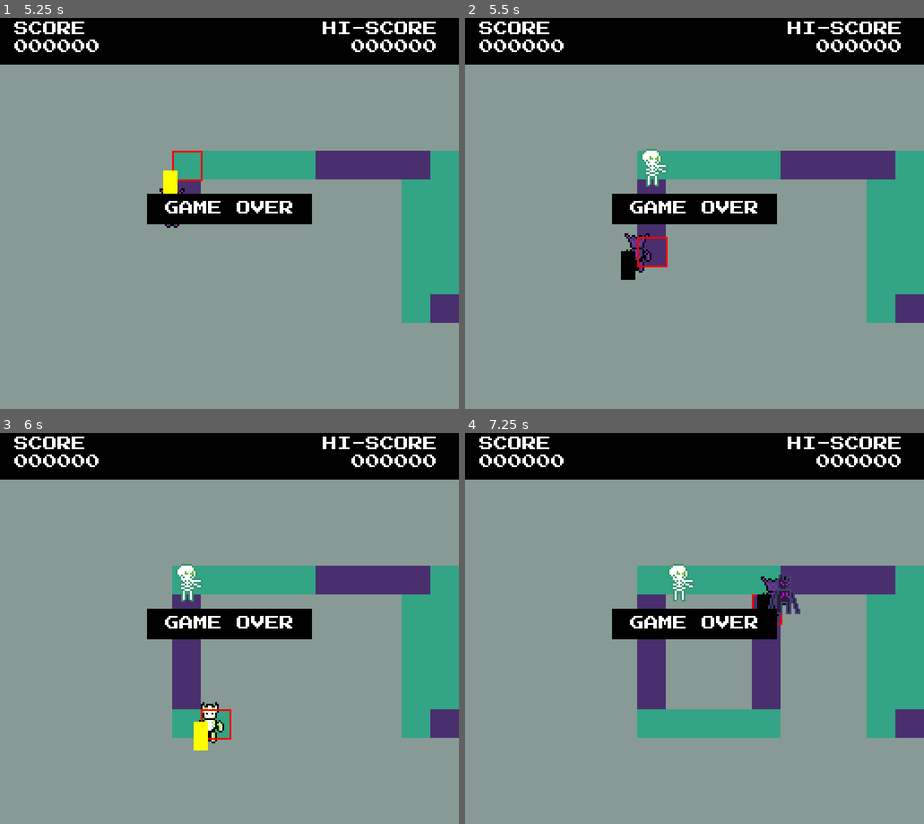
Above: before the commit, frames 1-4 (two rows, left to right).
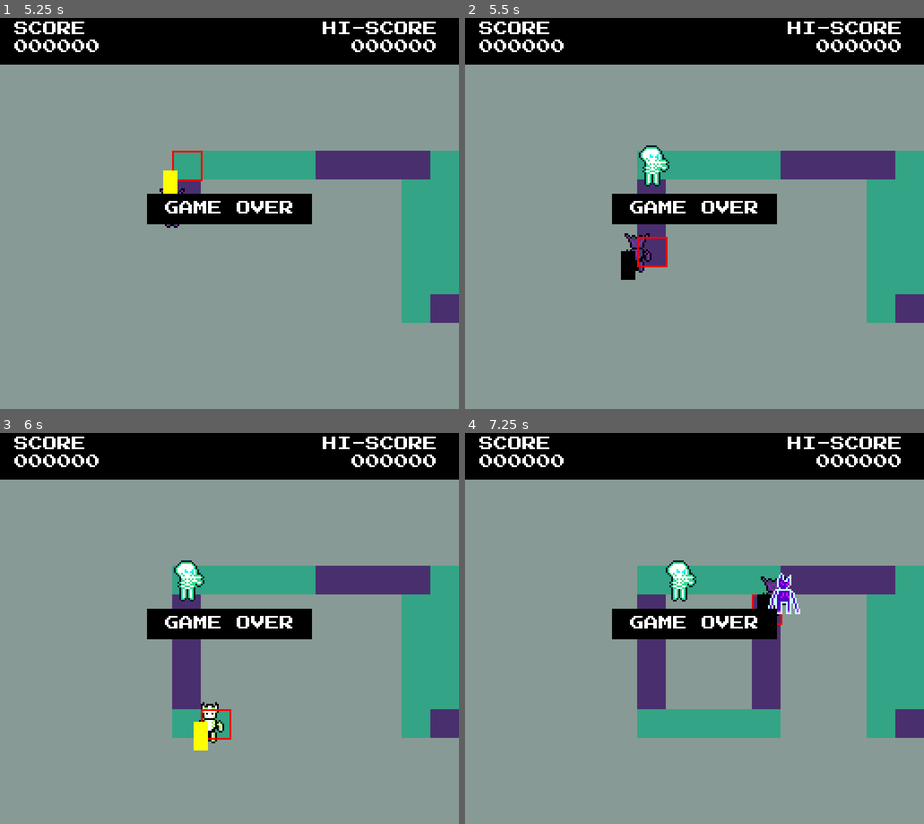
Above: after the commit, the same moments.

Repository: jduhking/replacer
Game: Godot game, scene res://game.tscn
The game is run twice, just before and just after one commit, with the same random seed, the same clock (stepped at 60 frames per second) and the same inputs.
Inputs:
- Up to frame 1 (5.25 s): tap Enter at 0.5 s; hold Right (ui_right) 0.53-1.28 s; tap X (toggle) every 0.75 s from 0.6 to 5.1 s; hold Down (ui_down) 1.28-2.03 s; hold Right (ui_right) 2.03-2.78 s; tap Space at 2.75 s; hold Up (ui_up) 2.78-3.53 s; hold Left (ui_left) 3.53-5.03 s; hold Down (ui_down) from 5.03 s (still down)
- Up to frame 2 (5.5 s): keep holding Down (ui_down)
- Up to frame 3 (6 s): release Down (ui_down) at 5.78 s; hold Right (ui_right) from 5.78 s (still down); tap X (toggle) at 5.85 s
- Up to frame 4 (7.25 s): release Right (ui_right) at 6.53 s; hold Up (ui_up) from 6.53 s (still down); tap X (toggle) at 6.6 s

Frame 1 is identical in both runs. In frame 2, 0.4% of the frame differs, in the area x 37-45%, y 32-44%; in frame 3, 0.4%; in frame 4, 0.7%, in the area x 43-74%, y 32-47%.

Commit message:
added ranged enemies

Diff:
--- /dev/null
+++ b/Enemies/fireball.gd
@@ -0,0 +1,19 @@
+class_name Fireball
+extends Node2D
+
+@export var dir : Vector2
+@export var shoot_speed : float = 100
+
+func _ready() -> void:
+	$VisibleOnScreenNotifier2D.screen_exited.connect(queue_free)
+
+func init(direction : Vector2, speed : float):
+	dir = direction
+	shoot_speed = speed
+
+func _physics_process(delta: float) -> void:
+	global_position += shoot_speed * delta * dir
+	var tilemap : TileMapLayer = GameManager.tiles
+	var current_tile = tilemap.local_to_map(position)
+	if current_tile == tilemap.local_to_map(GameManager.player.position):
+		GameManager.change_state(GameManager.GAMESTATE.GAMEOVER)
--- /dev/null
+++ b/Enemies/fireball.tscn
@@ -0,0 +1,13 @@
+[gd_scene load_steps=2 format=3 uid="uid://wc5m8iaavkqi"]
+
+[ext_resource type="Script" uid="uid://dni6raril1cxa" path="res://Enemies/fireball.gd" id="1_sl0pu"]
+
+[node name="Fireball" type="Node2D"]
+script = ExtResource("1_sl0pu")
+
+[node name="ColorRect" type="ColorRect" parent="."]
+offset_right = 12.0
+offset_bottom = 12.0
+color = Color(1, 0.03769995, 0.32305616, 1)
+
+[node name="VisibleOnScreenNotifier2D" type="VisibleOnScreenNotifier2D" parent="."]
--- a/Enemies/normal-enemy.tscn
+++ b/Enemies/normal-enemy.tscn
@@ -34,7 +34,7 @@
 "times": PackedFloat32Array(0),
 "transitions": PackedFloat32Array(1),
 "update": 1,
-"values": [2]
+"values": [17]
 }
 
 [sub_resource type="Animation" id="Animation_bsf0o"]
@@ -52,11 +52,49 @@
 "values": [0]
 }
 
+[sub_resource type="Animation" id="Animation_5smbq"]
+resource_name = "walk-yellow"
+length = 0.4
+loop_mode = 1
+step = 0.1
+tracks/0/type = "value"
+tracks/0/imported = false
+tracks/0/enabled = true
+tracks/0/path = NodePath("Sprite2D:frame")
+tracks/0/interp = 1
+tracks/0/loop_wrap = true
+tracks/0/keys = {
+"times": PackedFloat32Array(0, 0.1, 0.2, 0.3),
+"transitions": PackedFloat32Array(1, 1, 1, 1),
+"update": 1,
+"values": [1, 0, 3, 0]
+}
+
+[sub_resource type="Animation" id="Animation_50g0o"]
+resource_name = "walk-black"
+length = 0.4
+loop_mode = 1
+step = 0.1
+tracks/0/type = "value"
+tracks/0/imported = false
+tracks/0/enabled = true
+tracks/0/path = NodePath("Sprite2D:frame")
+tracks/0/interp = 1
+tracks/0/loop_wrap = true
+tracks/0/keys = {
+"times": PackedFloat32Array(0, 0.1, 0.2, 0.3),
+"transitions": PackedFloat32Array(1, 1, 1, 1),
+"update": 1,
+"values": [18, 17, 20, 17]
+}
+
 [sub_resource type="AnimationLibrary" id="AnimationLibrary_ihf13"]
 _data = {
 &"RESET": SubResource("Animation_ihf13"),
 &"idle-black": SubResource("Animation_qxn3o"),
-&"idle-yellow": SubResource("Animation_bsf0o")
+&"idle-yellow": SubResource("Animation_bsf0o"),
+&"walk-black": SubResource("Animation_50g0o"),
+&"walk-yellow": SubResource("Animation_5smbq")
 }
 
 [node name="NormalEnemy" type="CharacterBody2D"]
@@ -68,7 +106,7 @@
 
 [node name="Sprite2D" type="Sprite2D" parent="."]
 texture = ExtResource("1_o3jhw")
-hframes = 4
+hframes = 36
 frame = 2
 
 [node name="AnimationPlayer" type="AnimationPlayer" parent="."]
--- /dev/null
+++ b/Enemies/ranged-enemy.tscn
@@ -0,0 +1,114 @@
+[gd_scene load_steps=10 format=3 uid="uid://dsdi8iflpa6b"]
+
+[ext_resource type="Texture2D" uid="uid://d3fjie5ksk1g" path="res://Enemies/enemy_sheet.png" id="1_r8x42"]
+[ext_resource type="Script" uid="uid://dt3hbdmovsdfx" path="res://Enemies/ranged_enemy.gd" id="1_t6w16"]
+
+[sub_resource type="RectangleShape2D" id="RectangleShape2D_w3hj6"]
+
+[sub_resource type="Animation" id="Animation_t6w16"]
+resource_name = "idle-black"
+step = 0.1
+tracks/0/type = "value"
+tracks/0/imported = false
+tracks/0/enabled = true
+tracks/0/path = NodePath("Sprite2D:frame")
+tracks/0/interp = 1
+tracks/0/loop_wrap = true
+tracks/0/keys = {
+"times": PackedFloat32Array(0),
+"transitions": PackedFloat32Array(1),
+"update": 1,
+"values": [22]
+}
+
+[sub_resource type="Animation" id="Animation_1snbn"]
+resource_name = "idle-yellow"
+step = 0.1
+tracks/0/type = "value"
+tracks/0/imported = false
+tracks/0/enabled = true
+tracks/0/path = NodePath("Sprite2D:frame")
+tracks/0/interp = 1
+tracks/0/loop_wrap = true
+tracks/0/keys = {
+"times": PackedFloat32Array(0),
+"transitions": PackedFloat32Array(1),
+"update": 1,
+"values": [4]
+}
+
+[sub_resource type="Animation" id="Animation_c2lx0"]
+resource_name = "walk-yellow"
+length = 0.4
+loop_mode = 1
+step = 0.1
+tracks/0/type = "value"
+tracks/0/imported = false
+tracks/0/enabled = true
+tracks/0/path = NodePath("Sprite2D:frame")
+tracks/0/interp = 1
+tracks/0/loop_wrap = true
+tracks/0/keys = {
+"times": PackedFloat32Array(0, 0.1, 0.2, 0.3),
+"transitions": PackedFloat32Array(1, 1, 1, 1),
+"update": 1,
+"values": [5, 8, 7, 8]
+}
+
+[sub_resource type="Animation" id="Animation_fqwvk"]
+resource_name = "walk-black"
+length = 0.2
+loop_mode = 1
+step = 0.1
+tracks/0/type = "value"
+tracks/0/imported = false
+tracks/0/enabled = true
+tracks/0/path = NodePath("Sprite2D:frame")
+tracks/0/interp = 1
+tracks/0/loop_wrap = true
+tracks/0/keys = {
+"times": PackedFloat32Array(0, 0.099999994),
+"transitions": PackedFloat32Array(1, 1),
+"update": 1,
+"values": [22, 24]
+}
+
+[sub_resource type="Animation" id="Animation_kwfvn"]
+length = 0.001
+tracks/0/type = "value"
+tracks/0/imported = false
+tracks/0/enabled = true
+tracks/0/path = NodePath("Sprite2D:frame")
+tracks/0/interp = 1
+tracks/0/loop_wrap = true
+tracks/0/keys = {
+"times": PackedFloat32Array(0),
+"transitions": PackedFloat32Array(1),
+"update": 1,
+"values": [4]
+}
+
+[sub_resource type="AnimationLibrary" id="AnimationLibrary_m2llt"]
+_data = {
+&"RESET": SubResource("Animation_kwfvn"),
+&"idle-black": SubResource("Animation_t6w16"),
+&"idle-yellow": SubResource("Animation_1snbn"),
+&"walk-black": SubResource("Animation_fqwvk"),
+&"walk-yellow": SubResource("Animation_c2lx0")
+}
+
+[node name="RangedEnemy" type="CharacterBody2D"]
+script = ExtResource("1_t6w16")
+
+[node name="CollisionShape2D" type="CollisionShape2D" parent="."]
+shape = SubResource("RectangleShape2D_w3hj6")
+
+[node name="Sprite2D" type="Sprite2D" parent="."]
+texture = ExtResource("1_r8x42")
+hframes = 36
+frame = 4
+
+[node name="AnimationPlayer" type="AnimationPlayer" parent="."]
+libraries = {
+&"": SubResource("AnimationLibrary_m2llt")
+}
--- /dev/null
+++ b/Enemies/ranged_enemy.gd
@@ -0,0 +1,26 @@
+extends Enemy
+
+
+var shoot_direction : Vector2i
+const min_shoot_speed : float = 45
+const max_shoot_speed : float = 200
+
+var fireball := preload("res://Enemies/fireball.tscn")
+
+func aim_player():
+	var tilemap : TileMapLayer = GameManager.tiles
+	var current_tile = tilemap.local_to_map(position)
+	var player_tile = tilemap.local_to_map(GameManager.player.position)
+	var dir = player_tile - current_tile
+	shoot_direction = Vector2i(sign(dir.x), sign(dir.y))
+
+func shoot():
+	var tilemap : TileMapLayer = GameManager.tiles
+	var current_tile = tilemap.local_to_map(position)
+	var speed = randf_range(min_shoot_speed, max_shoot_speed)
+	var game = get_parent()
+	var fb : Fireball = fireball.instantiate()
+	var spawn_point = tilemap.map_to_local(current_tile + shoot_direction * GameManager.CELL_SIZE)
+	fb.position = spawn_point
+	fb.init(shoot_direction, speed)
+	game.add_child(fb)
--- a/spawner.gd
+++ b/spawner.gd
@@ -12,7 +12,8 @@
 @export var black : Color
 @export var yellow : Color
 # Hello James was here.
-var enemy_map = { "basic" : preload("res://Enemies/normal-enemy.tscn")}
+var enemy_map = { "basic" : preload("res://Enemies/normal-enemy.tscn"), "ranged" : preload("res://Enemies/ranged-enemy.tscn")}
+var spawn_percentage_map = { "basic" : 0.8, "ranged" : 0.2}
 # Called when the node enters the scene tree for the first time.
 var color : GameManager.PAINT = GameManager.PAINT.YELLOW
 @onready var color_map = { GameManager.PAINT.YELLOW : yellow, GameManager.PAINT.BLACK : black }
Binary file changed: Enemies/enemy_sheet.png
Not shown, added: Enemies/fireball.gd.uid
Not shown: 1 places in Enemies/normal-enemy.tscn that only renumber resources
Not shown, added: Enemies/ranged_enemy.gd.uid
Binary file added: Enemies/tiles.png
Not shown, added: Enemies/tiles.png.import
